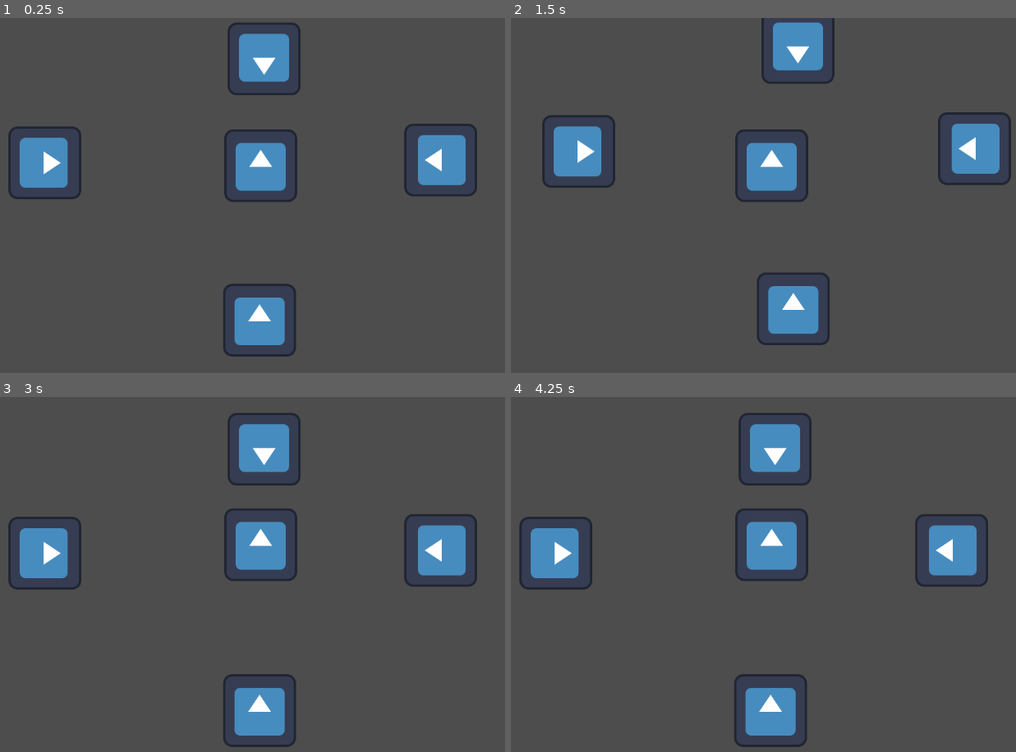
Above: before the commit, frames 1-4 (two rows, left to right).
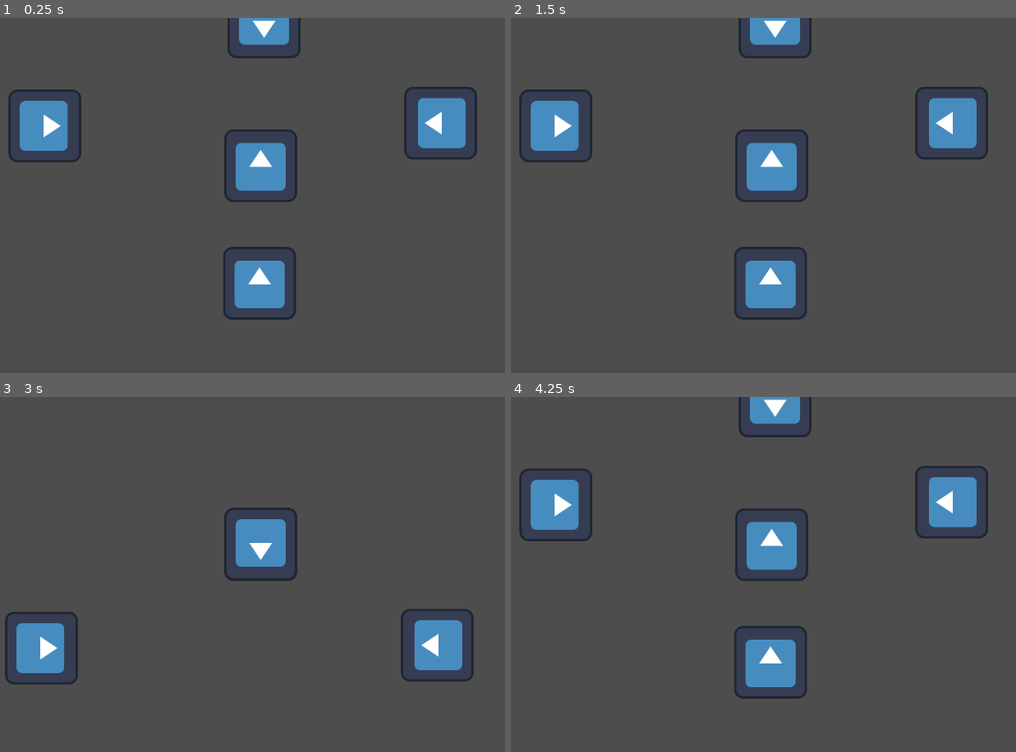
Above: after the commit, the same moments.

Repository: kinqxz/CFAC
Game: Godot game, scene res://scenes/game.tscn
Two runs of this game, one before a commit and one after it. Both use one fixed random seed, a clock stepped at 60 frames per second and the inputs below. The engine's default icon, where the game draws it, is replaced by a stand-in: a white triangle on a blue panel in a dark square.
Inputs:
- Up to frame 1 (0.25 s): no input
- Up to frame 2 (1.5 s): tap Enter (confirm, bound only after the commit) at 0.5, 1.25 s; tap S (look_down) at 0.6 s; tap A (look_left) at 0.8, 1.35 s
- Up to frame 3 (3 s): tap D (look_right) at 1.55, 2.1 s; tap Enter (confirm, bound only after the commit) at 2, 2.75 s; tap W (look_up) at 2.3, 2.85 s
- Up to frame 4 (4.25 s): tap Enter (confirm, bound only after the commit) at 3.05, 3.5, 3.6 s; tap I (initial_position, bound only after the commit) at 3.8 s

The runs differ from the first frame. In frame 1, 9.3% of the frame differs, in the area x 1-95%, y 0-96%; in frame 2, 9.6%; in frame 3, 11%; in frame 4, 12%, in the area x 1-95%, y 0-99%.

Commit message:
Made the character movement

Diff:
--- a/project.godot
+++ b/project.godot
@@ -12,7 +12,7 @@
 
 config/name="CFAC"
 run/main_scene="res://scenes/game.tscn"
-config/features=PackedStringArray("4.3", "Forward Plus")
+config/features=PackedStringArray("4.4", "Forward Plus")
 config/icon="res://assets/icon.svg"
 
 [dotnet]
@@ -41,3 +41,13 @@
 "events": [Object(InputEventKey,"resource_local_to_scene":false,"resource_name":"","device":-1,"window_id":0,"alt_press …(192 unchanged characters)…
 ]
 }
+confirm={
+"deadzone": 0.2,
+"events": [Object(InputEventKey,"resource_local_to_scene":false,"resource_name":"","device":-1,"window_id":0,"alt_pressed":false,"shift_pressed":false,"ctrl_pressed":false,"meta_pressed":false,"pressed":false,"keycode":0,"physical_keycode":4194309,"key_label":0,"unicode":0,"location":0,"echo":false,"script":null)
+]
+}
+initial_position={
+"deadzone": 0.2,
+"events": [Object(InputEventKey,"resource_local_to_scene":false,"resource_name":"","device":-1,"window_id":0,"alt_pressed":false,"shift_pressed":false,"ctrl_pressed":false,"meta_pressed":false,"pressed":false,"keycode":0,"physical_keycode":73,"key_label":0,"unicode":105,"location":0,"echo":false,"script":null)
+]
+}
--- a/scenes/player.tscn
+++ b/scenes/player.tscn
@@ -21,11 +21,12 @@
 script = ExtResource("1_sbkda")
 
 [node name="AnimatedSprite2D" type="AnimatedSprite2D" parent="."]
-position = Vector2(0, -64)
+position = Vector2(0, 1)
 sprite_frames = SubResource("SpriteFrames_gglxh")
 
 [node name="CollisionShape2D" type="CollisionShape2D" parent="."]
-position = Vector2(-0.5, -64.5)
+position = Vector2(-0.5, 0.5)
 shape = SubResource("RectangleShape2D_buwyd")
 
 [node name="Camera2D" type="Camera2D" parent="."]
+position = Vector2(0, 65)
--- a/scripts/player.gd
+++ b/scripts/player.gd
@@ -1,13 +1,82 @@
 extends CharacterBody2D
 
+@onready var player: CharacterBody2D = $"."
+@onready var lilypads: Node = $"../Lilypads"
+@onready var initPosition = player.position
 
-const SPEED = 300.0
-const JUMP_VELOCITY = -400.0
-var health = 100.0
+#const SPEED = 300.0
+var distance : float = 500.0
+var lastDirection : Vector2 = Vector2.ZERO
+#const JUMP_VELOCITY = -400.0
+#var health = 100.0
+
+func findObstacle(playerPosition : Vector2, direction: Vector2) -> Vector2:
+	#for number in range(1, 15):
+		#print(number)
+	var playerX = playerPosition.x
+	var playerY = playerPosition.y
+
+	var obstacles = lilypads.get_children()
+	for obstacle in obstacles:
+		if obstacle.name.substr(0, 4) == "Icon":
+			var icon: Sprite2D = obstacle
+			var deltaX = icon.position.x - playerX
+			var deltaY = icon.position.y - playerY
+
+			if direction == Vector2.UP:
+				if deltaX <= 40 && deltaX >= -40:
+					if deltaY <= 500 && deltaY > 0:
+						return icon.position
+			elif direction == Vector2.DOWN:
+				if deltaX <= 40 && deltaX >= -40:
+					if deltaY >= -500 && deltaY < 0:
+						return icon.position
+			elif direction == Vector2.LEFT:
+				if deltaX >= -500 && deltaX < 0:
+					if deltaY <= 40 && deltaY >= -40:
+						return icon.position
+			elif direction == Vector2.RIGHT:
+				if deltaX <= 500 && deltaX > 0:
+					if deltaY <= 40 && deltaY >= -40:
+						return icon.position
+
+	return Vector2.ZERO
 
 func _physics_process(delta):
-	var direction = Input.get_vector("look_left","look_right",
-	"look_up","look_down")
+	var direction = Input.get_vector("look_left", "look_right", "look_down", "look_up")
 
-	velocity = direction * SPEED
-	move_and_slide()
+	if direction != Vector2.ZERO:
+		lastDirection = direction
+
+	if Input.is_action_just_pressed("initial_position"):
+		player.position = initPosition
+
+	if Input.is_action_just_released("confirm"):
+		if lastDirection == Vector2.DOWN:
+			print("Up!")
+			var obstaclePosition = findObstacle(player.get_position_delta(), Vector2.DOWN)
+
+			if obstaclePosition != Vector2.ZERO:
+				player.position = obstaclePosition
+				lastDirection = Vector2.ZERO
+		if lastDirection == Vector2.RIGHT:
+			print("Right!")
+			var obstaclePosition = findObstacle(player.get_position_delta(), Vector2.RIGHT)
+
+			if obstaclePosition != Vector2.ZERO:
+				player.position = obstaclePosition
+				lastDirection = Vector2.ZERO
+		if lastDirection == Vector2.LEFT:
+			print("Left!")
+			var obstaclePosition = findObstacle(player.get_position_delta(), Vector2.LEFT)
+
+			if obstaclePosition != Vector2.ZERO:
+				player.position = obstaclePosition
+				lastDirection = Vector2.ZERO
+		if lastDirection == Vector2.UP:
+			print("Down!")
+			var obstaclePosition = findObstacle(player.get_position_delta(), Vector2.UP)
+
+			if obstaclePosition != Vector2.ZERO:
+				player.position = obstaclePosition
+				lastDirection = Vector2.ZERO
Not shown: 1 places in scenes/player.tscn that only renumber resources
Not shown, added: scripts/player.gd.uid
Not shown, added: scenes/game.tscn433576959.tmp
